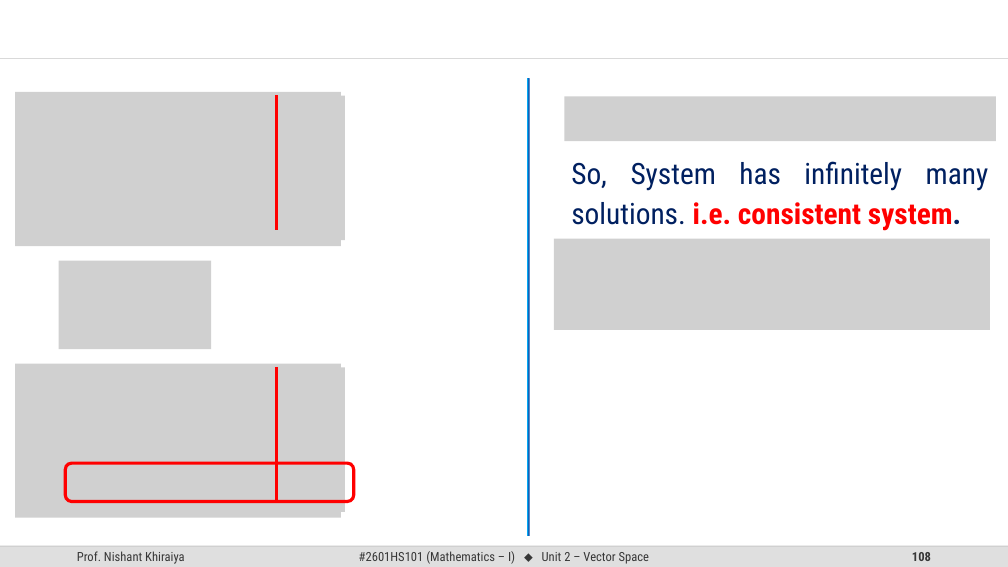
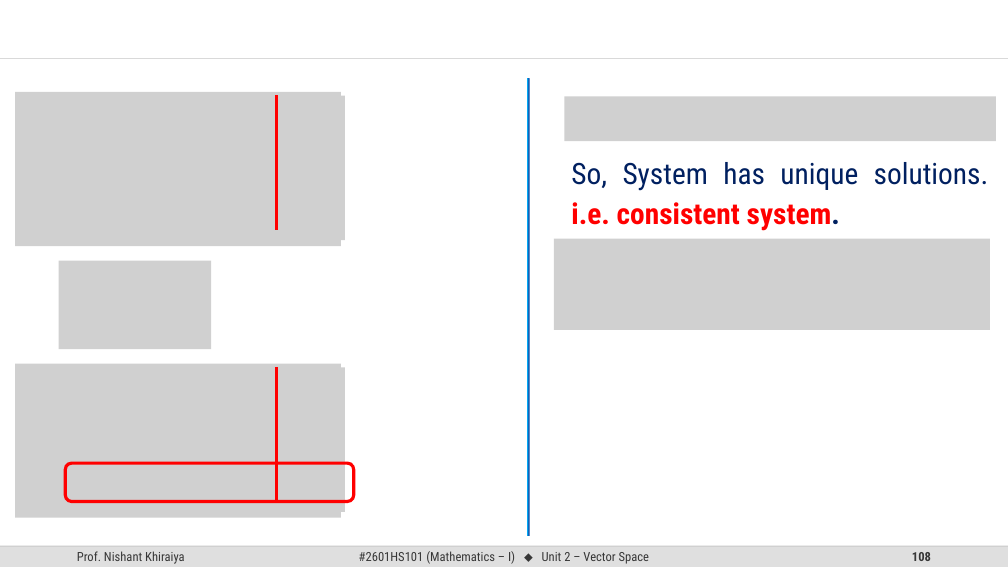
Before and after one commit to SiddharthTrivedi-2009/SEM-1, a slide deck: slide 108 of Material/MATHEMSTICS-1/Vector Space PPT.pptx. Drawn at 1008x567 pixels with LibreOffice and Linux fonts; fonts in the diff are those of the drawing; grey boxes stand for pictures; background and template pictures are left out. Boxes give left, top, right and bottom in pixels: in the first picture for what was removed or moved away, otherwise in the second. Text is boxed around its words. In the diff, an @@ line names an element or a change of style, - is before the commit and + after.

```diff
--- a/Material/MATHEMSTICS-1/Vector Space PPT.pptx
+++ b/Material/MATHEMSTICS-1/Vector Space PPT.pptx
@@ text at [571,162,989,231]: text changed @@
-So, System has infinitely many solutions. i.e. consistent system.
+So, System has unique solutions. i.e. consistent system.
```
Also in this commit, not shown: 86 other slides changed, 5 slides added, 5 slides removed, 34 other files.
